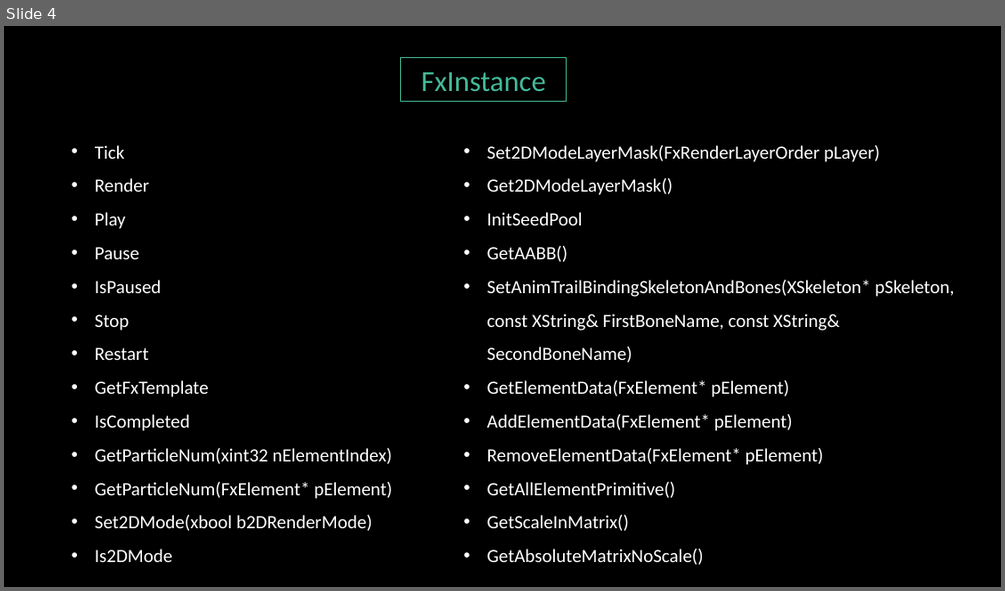
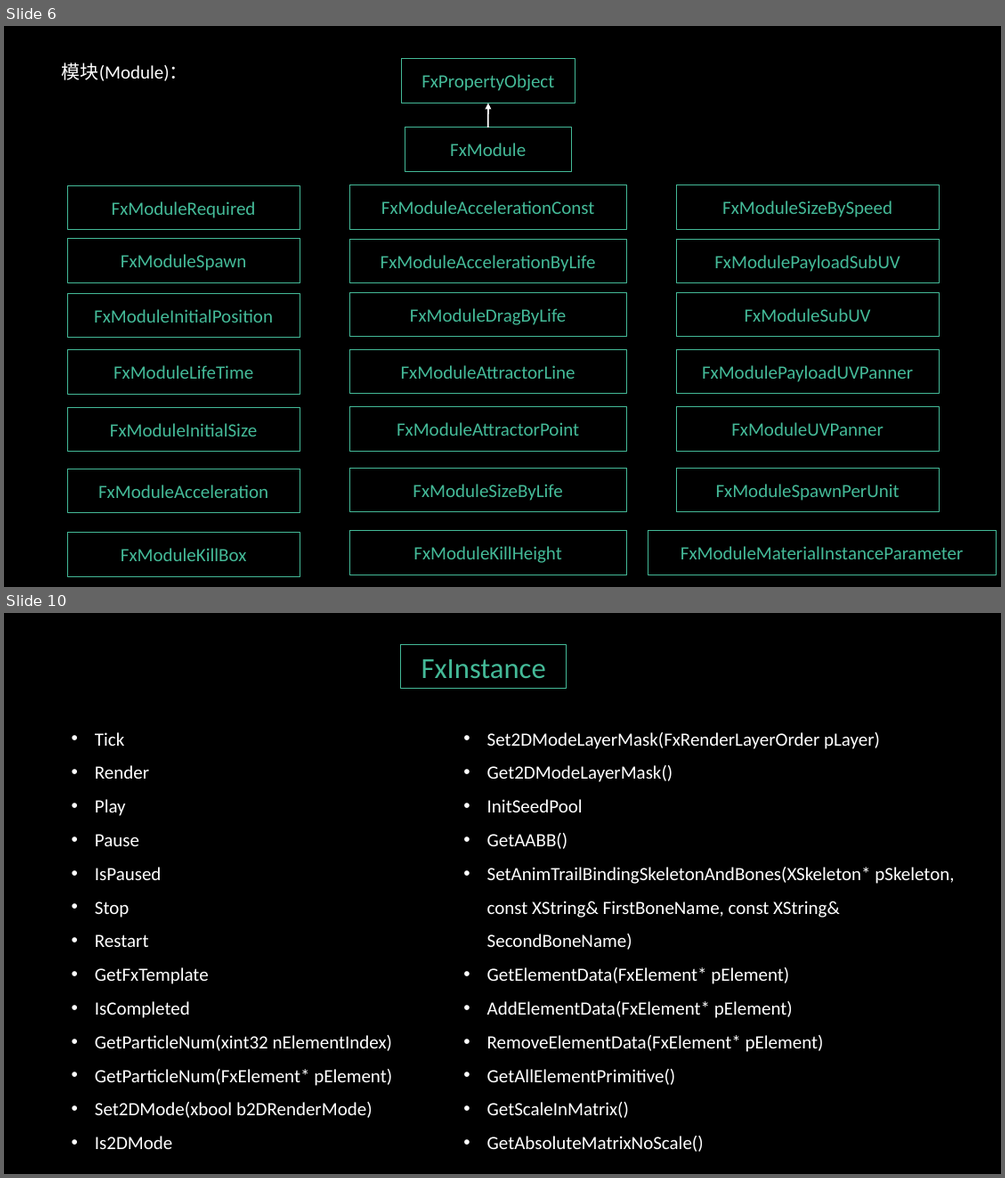
Before and after one commit to greatwallgoogle/Learnings, a slide deck: engine/粒子系统/Particle.pptx. Shown one above the other, each under a label of ours: slide 4 before the commit, slides 6 and 10 after it; the slides between them are not shown. The pictures are 1005x591 and 1005x1178 pixels, drawn with LibreOffice and Linux fonts; fonts in the diff are those of the drawing; background and template pictures are left out. Boxes give left, top, right and bottom in pixels: in the first picture for what was removed or moved away, otherwise in the second. Text is boxed around its words. In the diff, an @@ line names an element or a change of style, - is before the commit and + after.

```diff
--- a/engine/粒子系统/Particle.pptx
+++ b/engine/粒子系统/Particle.pptx
@@ slide 6 added at box(4, 26, 1001, 587), background picture (left out) @@
@@ text added at box(62, 62, 188, 81), 18 pt, text #FFFFFF @@
+模块(Module)：
@@ rectangle added at box(401, 59, 575, 103), outline #44BA98 0.75 pt, 18 pt, text #44BA98 @@
+FxPropertyObject
@@ arrow added from (488, 127) to (488, 103), #FFFFFF 1.5 pt @@
@@ rectangle added at box(404, 127, 571, 172), outline #44BA98 0.75 pt, 18 pt, text #44BA98 @@
+FxModule
@@ rectangle added at box(350, 185, 627, 230), outline #44BA98 0.75 pt, 18 pt, text #44BA98 @@
+FxModuleAccelerationConst
@@ rectangle added at box(676, 185, 939, 230), outline #44BA98 0.75 pt, 18 pt, text #44BA98 @@
+FxModuleSizeBySpeed
@@ rectangle added at box(67, 186, 300, 230), outline #44BA98 0.75 pt, 18 pt, text #44BA98 @@
+FxModuleRequired
@@ rectangle added at box(67, 239, 300, 282), outline #44BA98 0.75 pt, 18 pt, text #44BA98 @@
+FxModuleSpawn
@@ rectangle added at box(350, 239, 627, 283), outline #44BA98 0.75 pt, 18 pt, text #44BA98 @@
+FxModuleAccelerationByLife
@@ rectangle added at box(676, 239, 939, 283), outline #44BA98 0.75 pt, 18 pt, text #44BA98 @@
+FxModulePayloadSubUV
@@ rectangle added at box(350, 292, 627, 337), outline #44BA98 0.75 pt, 18 pt, text #44BA98 @@
+FxModuleDragByLife
@@ rectangle added at box(676, 292, 939, 337), outline #44BA98 0.75 pt, 18 pt, text #44BA98 @@
+FxModuleSubUV
@@ rectangle added at box(67, 293, 300, 338), outline #44BA98 0.75 pt, 18 pt, text #44BA98 @@
+FxModuleInitialPosition
@@ rectangle added at box(67, 350, 300, 394), outline #44BA98 0.75 pt, 18 pt, text #44BA98 @@
+FxModuleLifeTime
@@ rectangle added at box(350, 349, 627, 394), outline #44BA98 0.75 pt, 18 pt, text #44BA98 @@
+FxModuleAttractorLine
@@ rectangle added at box(676, 349, 939, 394), outline #44BA98 0.75 pt, 18 pt, text #44BA98 @@
+FxModulePayloadUVPanner
@@ rectangle added at box(67, 408, 300, 451), outline #44BA98 0.75 pt, 18 pt, text #44BA98 @@
+FxModuleInitialSize
@@ rectangle added at box(350, 407, 627, 451), outline #44BA98 0.75 pt, 18 pt, text #44BA98 @@
+FxModuleAttractorPoint
@@ rectangle added at box(676, 407, 939, 451), outline #44BA98 0.75 pt, 18 pt, text #44BA98 @@
+FxModuleUVPanner
@@ rectangle added at box(67, 468, 300, 513), outline #44BA98 0.75 pt, 18 pt, text #44BA98 @@
+FxModuleAcceleration
@@ rectangle added at box(350, 468, 627, 512), outline #44BA98 0.75 pt, 18 pt, text #44BA98 @@
+FxModuleSizeByLife
@@ rectangle added at box(676, 468, 939, 512), outline #44BA98 0.75 pt, 18 pt, text #44BA98 @@
+FxModuleSpawnPerUnit
@@ rectangle added at box(67, 532, 300, 576), outline #44BA98 0.75 pt, 18 pt, text #44BA98 @@
+FxModuleKillBox
@@ rectangle added at box(350, 531, 627, 575), outline #44BA98 0.75 pt, 18 pt, text #44BA98 @@
+FxModuleKillHeight
@@ rectangle added at box(647, 531, 995, 575), outline #44BA98 0.75 pt, 18 pt, text #44BA98 @@
+FxModuleMaterialInstanceParameter
@@ what was slide 4 is now slide 10 @@
```
Also in this commit, not shown: 3 slides changed, 5 other slides added.
